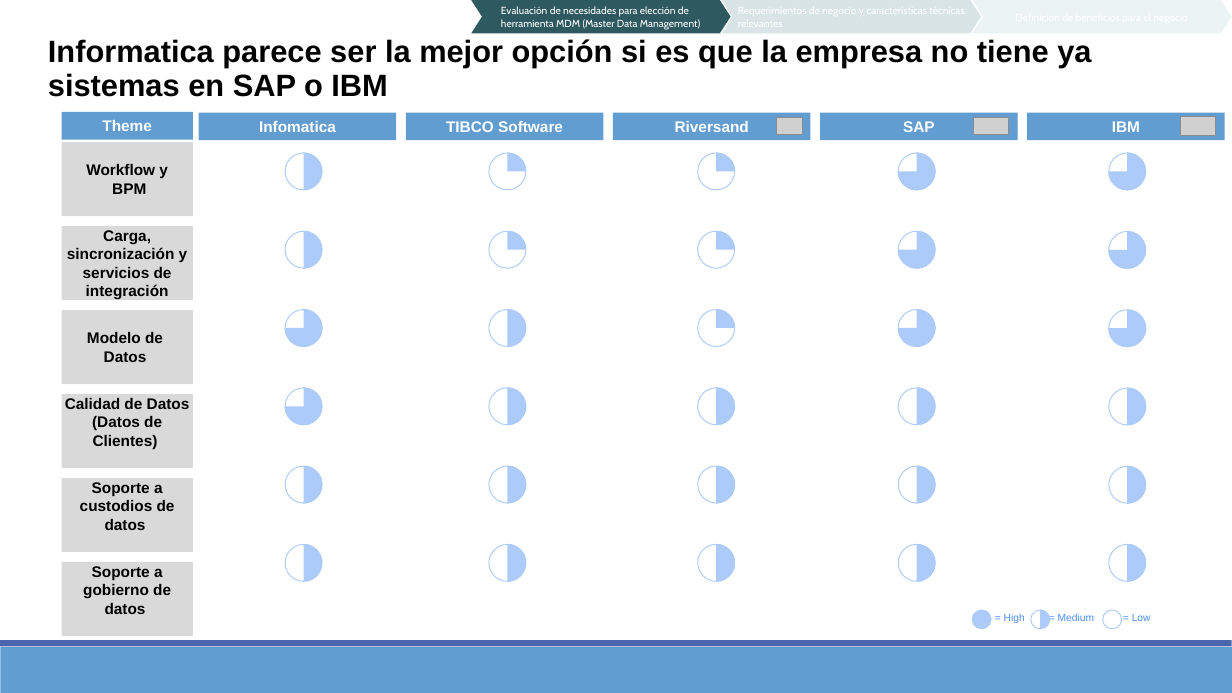
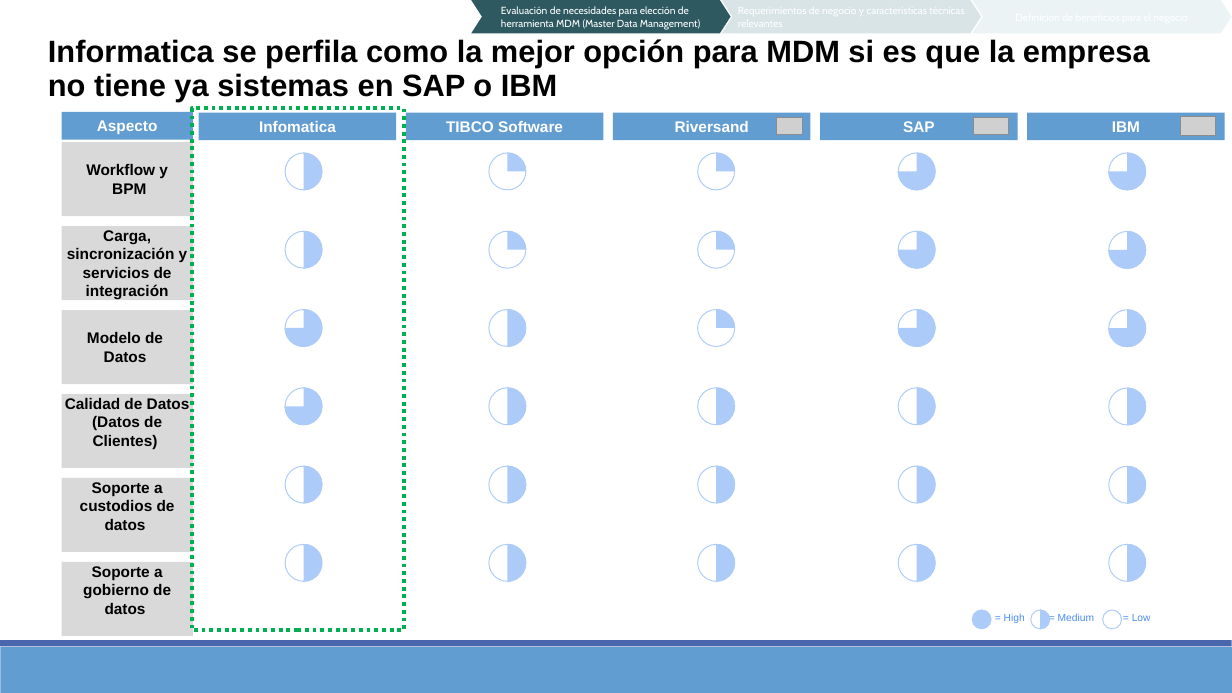
Before and after one commit to Sergio-Ibarra-1795/Diplomado_UNAM_DC_Full_gitHub, a slide deck: slide 6 of Mod10_Implementacion_programa_gobiermo_datos.pptx. Drawn at 1232x693 pixels with LibreOffice and Linux fonts; fonts in the diff are those of the drawing; grey boxes stand for pictures; background and template pictures are left out. Boxes give left, top, right and bottom in pixels: in the first picture for what was removed or moved away, otherwise in the second. Text is boxed around its words. In the diff, an @@ line names an element or a change of style, - is before the commit and + after.

```diff
--- a/Mod10_Implementacion_programa_gobiermo_datos.pptx
+++ b/Mod10_Implementacion_programa_gobiermo_datos.pptx
@@ text at [48, 39, 1150, 101]: text changed @@
-Informatica parece ser la mejor opción si es que la empresa no tiene ya sistemas en SAP o IBM
+Informatica se perfila como la mejor opción para MDM si es que la empresa no tiene ya sistemas en SAP o IBM
@@ rectangle added at [192, 108, 405, 630], outline #00B050 3 pt dashed @@
@@ text in rectangle at [97, 120, 158, 134]: text changed @@
-Theme
+Aspecto
```
Also in this commit, not shown: 6 other slides changed, 1 slide added, 1 other file.
